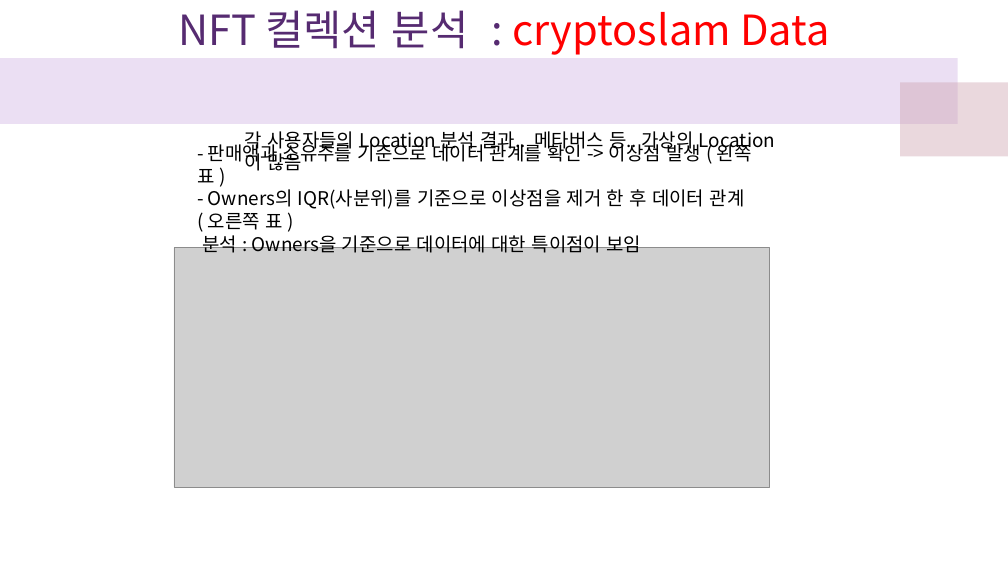
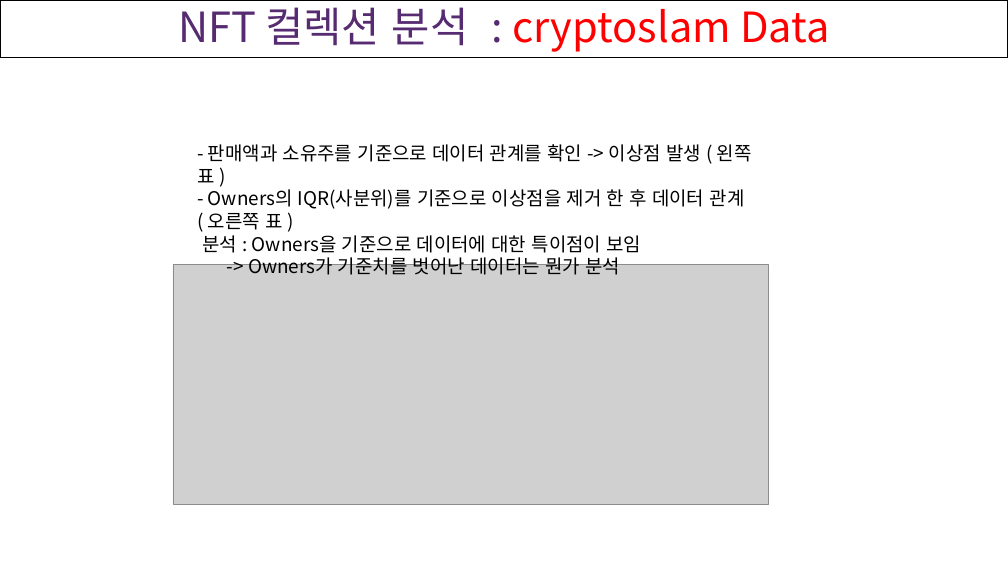
Before and after one commit to cgw03Lau/DAP__, a slide deck: slide 9 of DAP_Project/데분프 발표.pptx (slide 10 before the commit). Drawn at 1008x567 pixels with LibreOffice and Linux fonts; fonts in the diff are those of the drawing; grey boxes stand for pictures. Boxes give left, top, right and bottom in pixels: in the first picture for what was removed or moved away, otherwise in the second. Text is boxed around its words. In the diff, an @@ line names an element or a change of style, - is before the commit and + after.

```diff
--- a/DAP_Project/데분프 발표.pptx
+++ b/DAP_Project/데분프 발표.pptx
@@ rectangle "NFT 컬렉션 분석 : cryptoslam ..." at box(0, 0, 1008, 57): line spacing 1 to 0.9; outline #FFFFFF 0.75 pt to #000000 0.75 pt @@
@@ rectangle removed at box(0, 0, 268, 45) @@
@@ rectangle removed at box(197, 0, 411, 45) @@
@@ rectangle removed at box(0, 33, 958, 124) @@
@@ rectangle removed at box(901, 82, 1008, 157) @@
@@ text removed at box(245, 131, 693, 171) @@
-각 사용자들의 Location 분석 결과.. 메타버스 등.. 가상의 Location이 많음
@@ picture: place and size @@
-picture at box(174, 248, 770, 488)
+picture at box(173, 265, 769, 504)
@@ text at box(248, 254, 620, 275): paragraph added @@
+-> Owners가 기준치를 벗어난 데이터는 뭔가 분석
```
Also in this commit, not shown: 13 other slides changed, 1 slide added, 1 slide removed.
